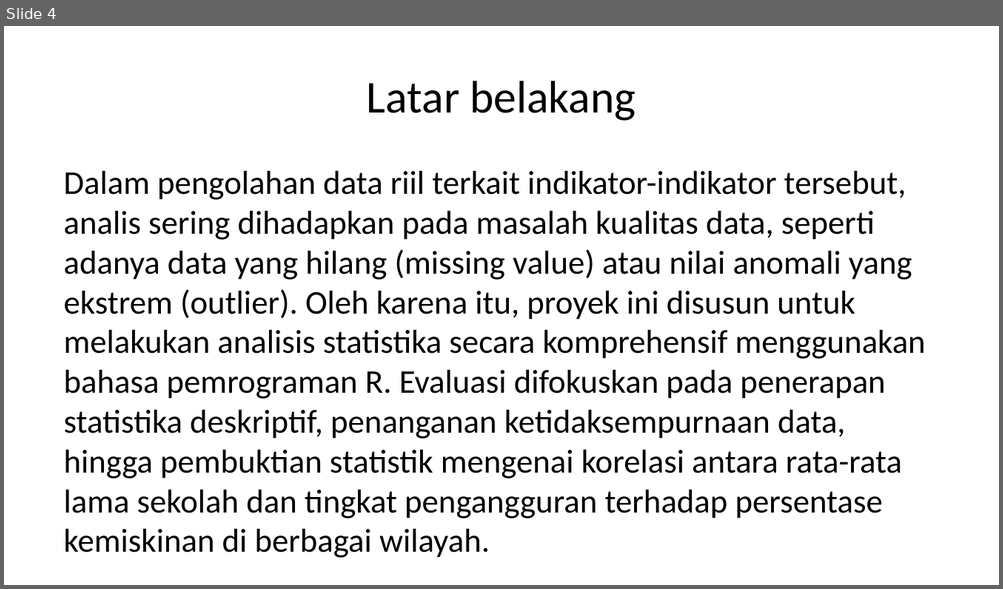
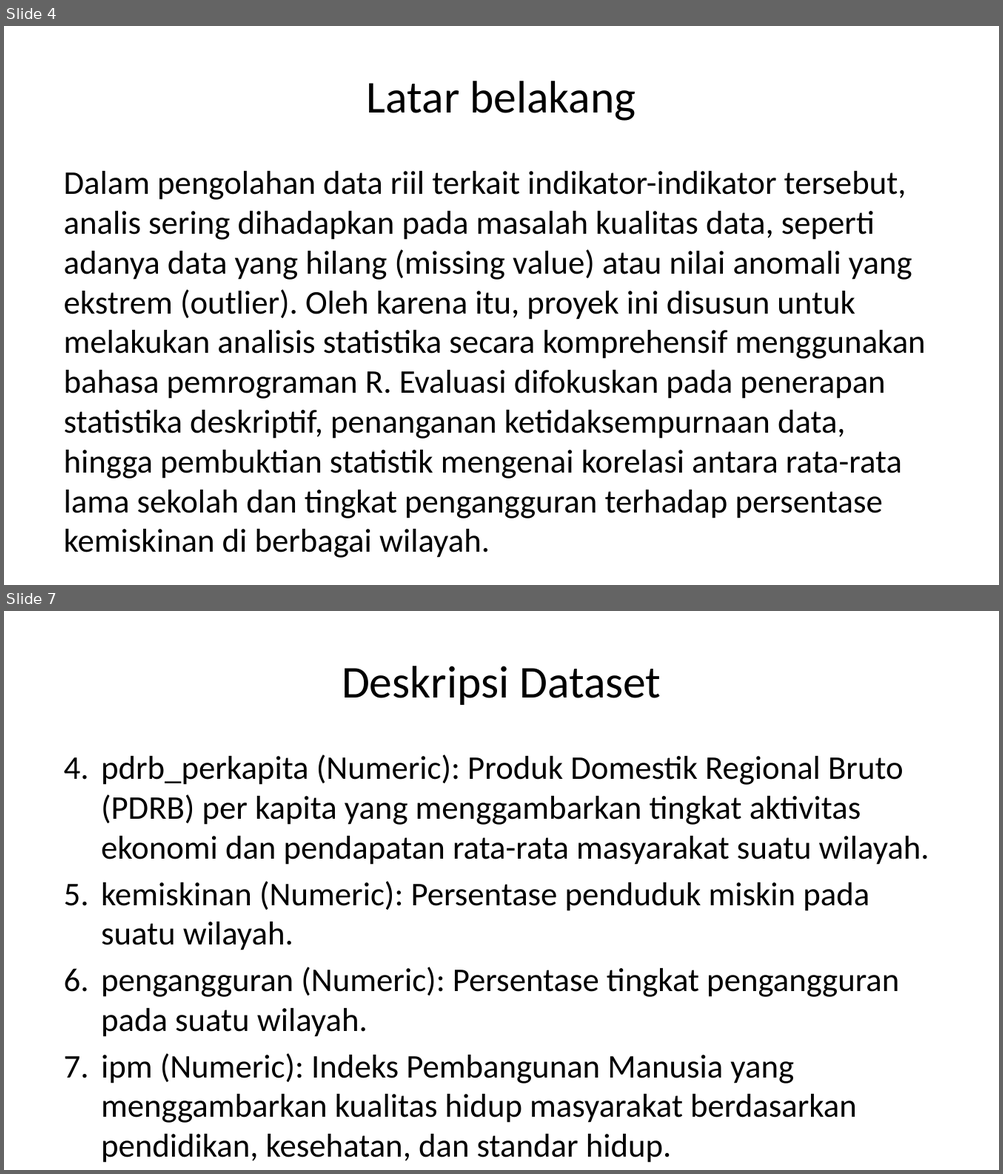
Before and after one commit to inbloom21/probstatproyekakhir, a slide deck: dokumen/PPT-Laporan.pptx. Shown one above the other, each under a label of ours: slide 4 before the commit, slides 4 and 7 after it; the slides between them are not shown. The pictures are 1003x589 and 1003x1174 pixels, drawn with LibreOffice and Linux fonts; fonts in the diff are those of the drawing. Boxes give left, top, right and bottom in pixels: in the first picture for what was removed or moved away, otherwise in the second. Text is boxed around its words. In the diff, an @@ line names an element or a change of style, - is before the commit and + after.

```diff
--- a/dokumen/PPT-Laporan.pptx
+++ b/dokumen/PPT-Laporan.pptx
@@ slide 7 added at [4,611,999,1170], background #FFFFFF @@
@@ title added at [341,666,660,705], 33 pt, text #000000 @@
+Deskripsi Dataset
@@ text added at [101,755,929,1123], 24 pt, text #000000 @@
+4. pdrb_perkapita (Numeric): Produk Domestik Regional Bruto (PDRB) per kapita yang menggambarkan tingkat aktivitas ekonomi dan pendapatan rata-rata masyarakat suatu wilayah.
+5. kemiskinan (Numeric): Persentase penduduk miskin pada suatu wilayah.
+6. pengangguran (Numeric): Persentase tingkat pengangguran pada suatu wilayah.
+7. ipm (Numeric): Indeks Pembangunan Manusia yang menggambarkan kualitas hidup masyarakat berdasarkan pendidikan, kesehatan, dan standar hidup.
```
Also in this commit, not shown: 3 other slides added, 3 slides removed, 2 other files.
